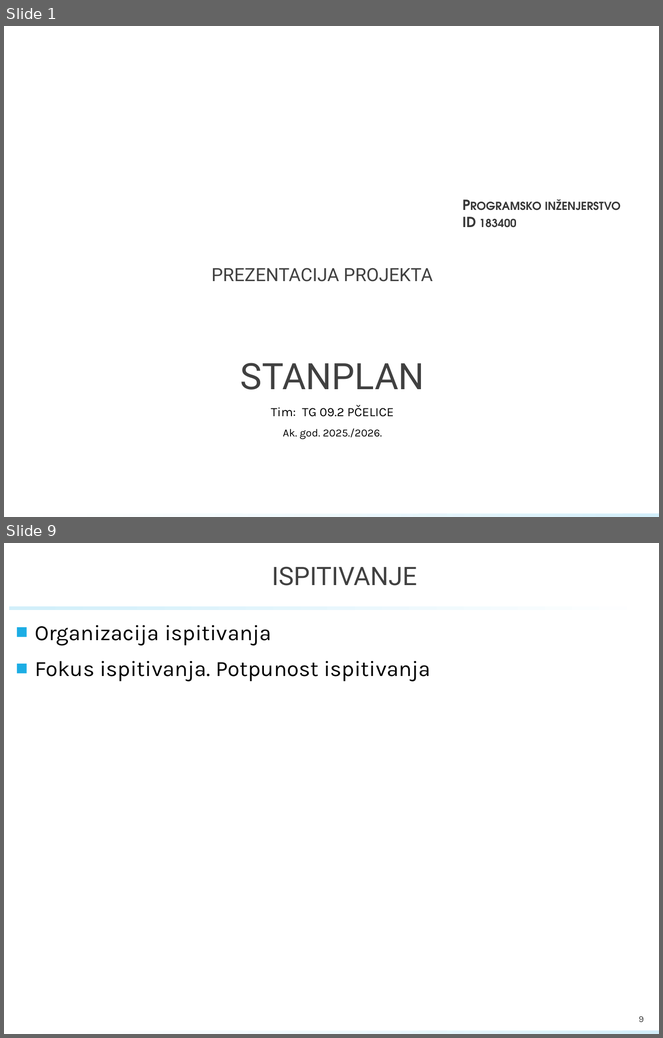
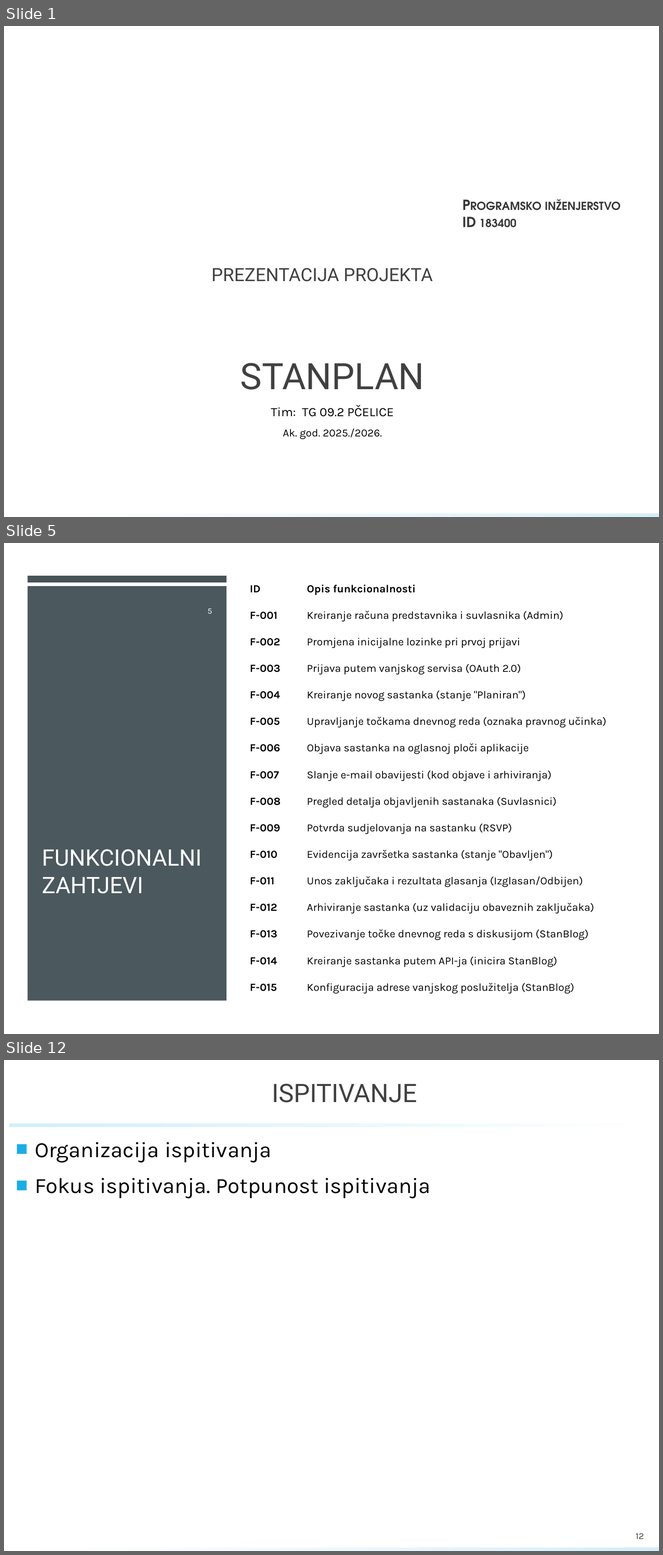
Before and after one commit to Luka-Sever/StambPravo, a slide deck: PROINZ_TG09.2_StanPlan.pptx. Shown one above the other, each under a label of ours: slides 1 and 9 before the commit, slides 1, 5 and 12 after it; the slides between them are not shown. The pictures are 663x1038 and 663x1555 pixels, drawn with LibreOffice and Linux fonts; fonts in the diff are those of the drawing; background and template pictures are left out. Boxes give left, top, right and bottom in pixels: in the first picture for what was removed or moved away, otherwise in the second. Text is boxed around its words. In the diff, an @@ line names an element or a change of style, - is before the commit and + after.

```diff
--- a/PROINZ_TG09.2_StanPlan.pptx
+++ b/PROINZ_TG09.2_StanPlan.pptx
@@ slide 5 added at [4,543,659,1034], background #FFFFFF; not listed: 1 template element that a slide beside it also shows @@
@@ rectangle added at [4,543,659,1034], fill #FFFFFF @@
@@ rectangle added at [27,586,227,1001], fill #465359 at 97% opacity @@
@@ rectangle added at [27,576,227,583], fill #465359 @@
@@ table added at [243,576,635,1001], 16 rows, 2 columns @@
+ID | Opis funkcionalnosti
+F-001 | Kreiranje računa predstavnika i suvlasnika (Admin)
+F-002 | Promjena inicijalne lozinke pri prvoj prijavi
+F-003 | Prijava putem vanjskog servisa (OAuth 2.0)
+F-004 | Kreiranje novog sastanka (stanje "Planiran")
+F-005 | Upravljanje točkama dnevnog reda (oznaka pravnog učinka)
+F-006 | Objava sastanka na oglasnoj ploči aplikacije
+F-007 | Slanje e-mail obavijesti (kod objave i arhiviranja)
+F-008 | Pregled detalja objavljenih sastanaka (Suvlasnici)
+F-009 | Potvrda sudjelovanja na sastanku (RSVP)
+F-010 | Evidencija završetka sastanka (stanje "Obavljen")
+F-011 | Unos zaključaka i rezultata glasanja (Izglasan/Odbijen)
+F-012 | Arhiviranje sastanka (uz validaciju obaveznih zaključaka)
+F-013 | Povezivanje točke dnevnog reda s diskusijom (StanBlog)
+F-014 | Kreiranje sastanka putem API-ja (inicira StanBlog)
+F-015 | Konfiguracija adrese vanjskog poslužitelja (StanBlog)
@@ page number added at [208,609,213,614], 9 pt, text #FFFFFF @@
+5
@@ title added at [42,849,202,894], 25 pt, text #FFFFFF @@
+FUNKCIONALNI ZAHTJEVI
@@ what was slide 9 is now slide 12 @@
@@ page number at [636,1534,644,1539]: text changed @@
-9
+12
```
Also in this commit, not shown: 4 slides changed, 6 other slides added, 4 slides removed.
